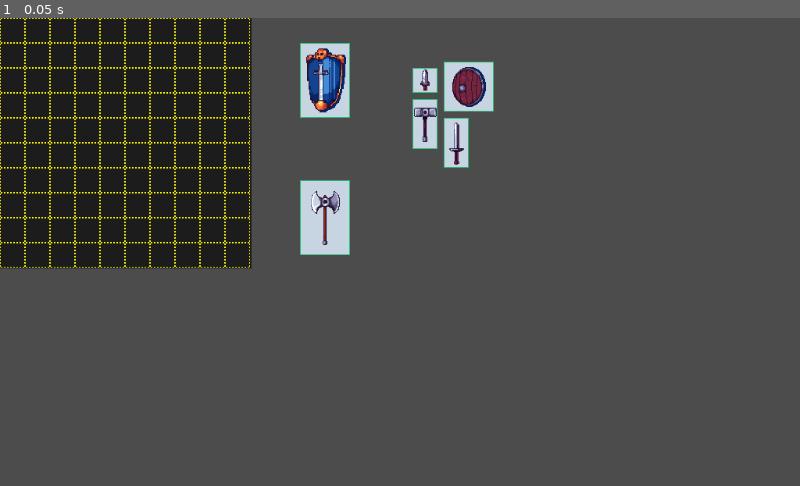
Above: before the commit, frame 1.
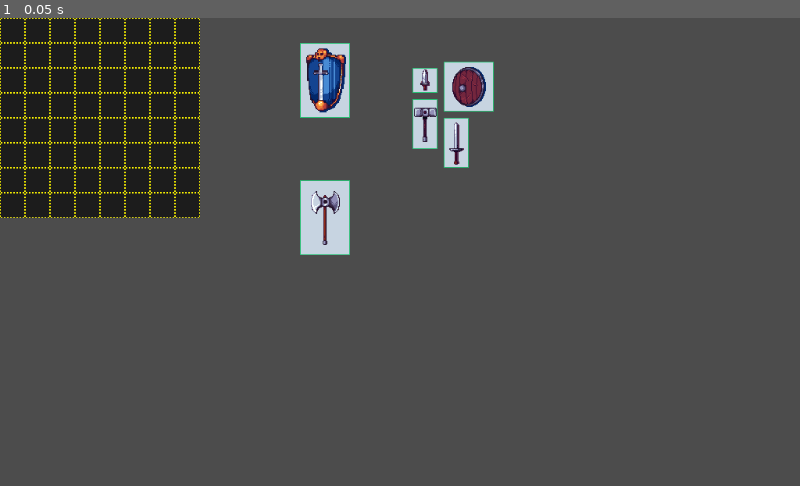
Above: after the commit, the same moment.

Repository: hamburgear/Godot-Action-RPG-Inventory
Game: Godot game, scene res://MainScene.tscn
The game is run twice, just before and just after one commit, with the same random seed, the same clock (stepped at 60 frames per second) and the same inputs.
Inputs:
- Up to frame 1 (0.05 s): no input

The runs differ from the first frame. In frame 1, 6.2% of the frame differs, in the area x 0-32%, y 0-54%.

Commit message:
Programmatically create Inventory UI

Diff:
--- a/InventoryManagement.gd
+++ b/InventoryManagement.gd
@@ -1,6 +1,11 @@
 extends Control
 
-var arr_Items: Array
+var v2_TileSize: Vector2 = Vector2(32, 32)
+var v2_InventoryDimensions: Vector2 = Vector2(8, 8)
+var cr_InventoryPanel: ColorRect
+var sp_InventoryGrids: Sprite
+
+var dct_ItemSlots: Dictionary
 var bl_IsItemSelected: bool = false
 var ctrl_SelectedItem: Control
 var bl_isDraggingItem: bool = false
@@ -10,10 +15,16 @@
 var v2_ItemPrevPosition: Vector2
 
 func _ready():
-	arr_Items = get_tree().get_nodes_in_group("item")
+	cr_InventoryPanel = $cr_InventoryPanel
+	cr_InventoryPanel.rect_size = Vector2(v2_TileSize.x * v2_InventoryDimensions.x, v2_TileSize.y * v2_InventoryDimensions.y)
 
-	for ctrl_Item in arr_Items:
-		ctrl_Item.connect("gui_input", self, "cursor_in_item", [ctrl_Item])
+
+	sp_InventoryGrids = $sp_InventoryGrids
+	sp_InventoryGrids.region_enabled = true
+	sp_InventoryGrids.region_rect = Rect2( 0, 0, v2_InventoryDimensions.x * v2_TileSize.x, v2_InventoryDimensions.y * v2_TileSize.y )
+
+	for ctrl_Item in get_tree().get_nodes_in_group("item"):
+		ctrl_Item.connect("mouse_entered", self, "cursor_in_item", [ctrl_Item])
 		ctrl_Item.get_node("Sprite/Area2D").connect("area_entered", self, "overlapping_with_other_item", [ctrl_Item])
 		ctrl_Item.get_node("Sprite/Area2D").connect("area_exited", self, "not_overlapping_with_other_item", [ctrl_Item])
 
--- a/MainScene.tscn
+++ b/MainScene.tscn
@@ -19,19 +19,17 @@
 "_edit_use_anchors_": false
 }
 
-[node name="ColorRect" type="ColorRect" parent="."]
-margin_right = 322.0
-margin_bottom = 321.0
+[node name="cr_InventoryPanel" type="ColorRect" parent="."]
+margin_right = 32.0
+margin_bottom = 32.0
 color = Color( 0.109804, 0.109804, 0.109804, 1 )
 __meta__ = {
 "_edit_use_anchors_": false
 }
 
-[node name="Sprite" type="Sprite" parent="."]
+[node name="sp_InventoryGrids" type="Sprite" parent="."]
 texture = ExtResource( 2 )
 centered = false
-region_enabled = true
-region_rect = Rect2( 0, 0, 320, 320 )
 
 [node name="Dagger" parent="." instance=ExtResource( 5 )]
 margin_left = 528.0
